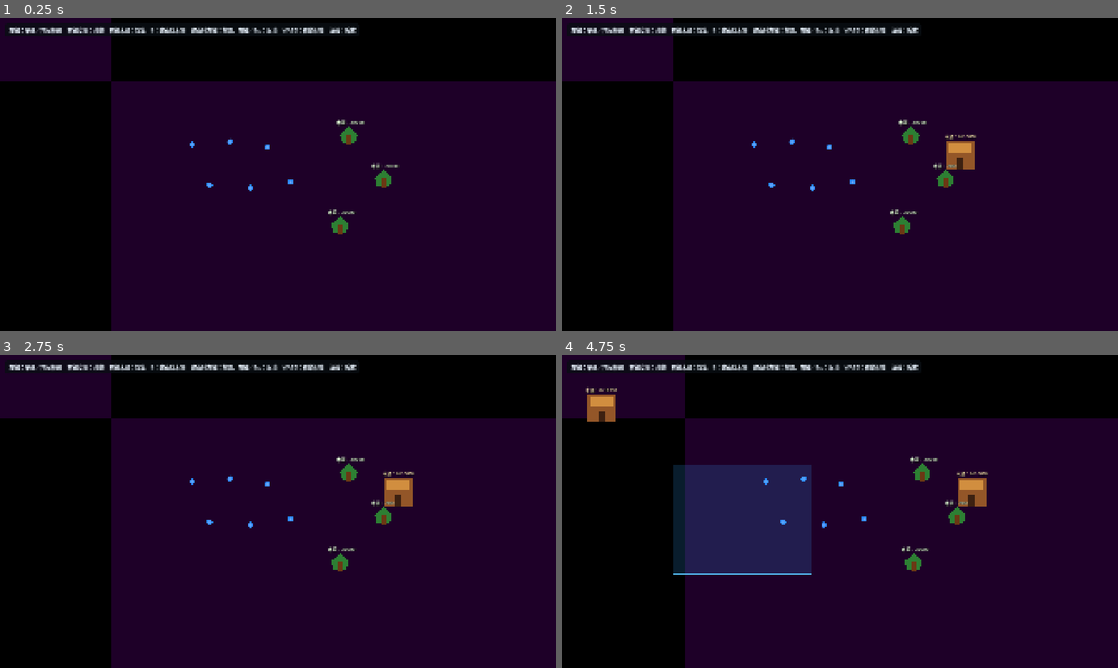
Above: before the commit, frames 1-4 (two rows, left to right).
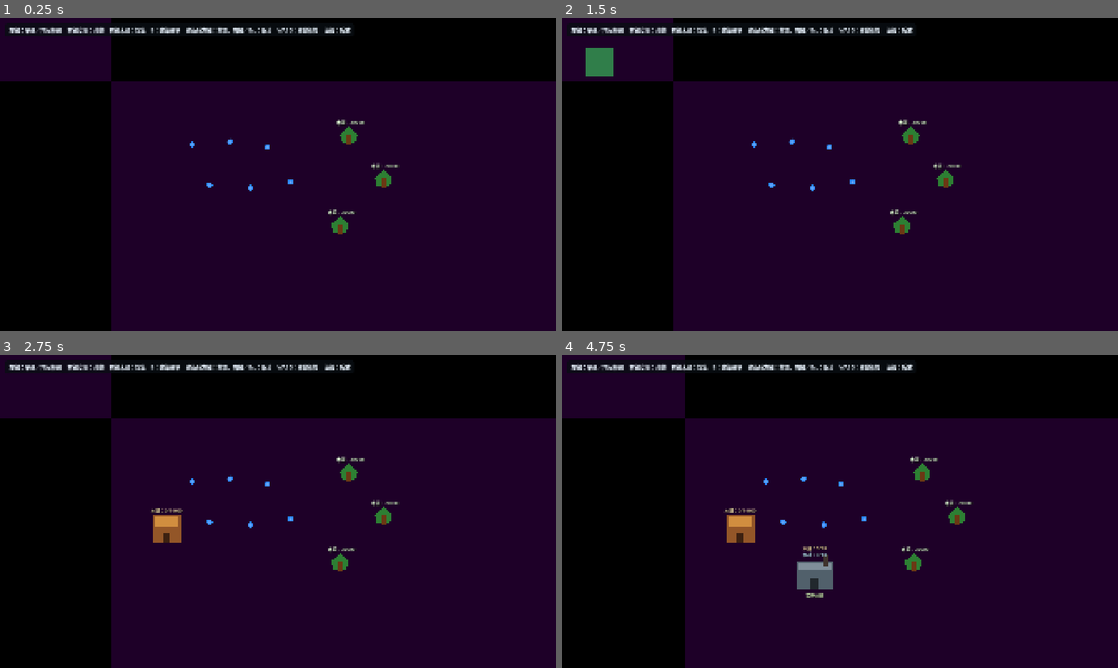
Above: after the commit, the same moments.

Repository: quittingjack/production_v3
Game: Godot game, scene res://scenes/main.tscn
Two runs of this game, one before a commit and one after it. Both use one fixed random seed, a clock stepped at 60 frames per second and the inputs below.
Inputs (mouse positions are in pixels of both pictures, inside the frame that each line leads up to):
- Up to frame 1 (0.25 s): no input
- Up to frame 2 (1.5 s): tap Enter at 0.5 s; move the mouse to (962, 158) at 0.52 s; tap B at 0.6 s; click (962, 158) at 0.67 s; click (600, 61) at 1.25 s, where only the run after the commit has a clickable "木頭儲存場"
- Up to frame 3 (2.75 s): tap Space at 2 s; drag from (166, 527) to (250, 574) at 2.02 s
- Up to frame 4 (4.75 s): move the mouse to (895, 442) at 2.77 s; tap A (camera_left) at 2.85 s; click (895, 442) at 2.92 s; tap B at 3.05 s; click (600, 411) at 3.5 s, where only the run after the commit has a clickable "木材廠（5 木頭 → 1 木材）"; tap Enter at 4.25 s; drag from (812, 574) to (673, 464) at 4.27 s

The runs differ from the first frame. In frame 1, 0.5% of the frame differs, in the area x 29-65%, y 2-5%; in frame 2, 1.5%; in frame 3, 1.5%; in frame 4, 11%, in the area x 4-77%, y 2-78%.

Commit message:
Add factory scene and script with production mechanics and UI integration

Diff:
--- /dev/null
+++ b/scenes/factory.tscn
@@ -0,0 +1,83 @@
+[gd_scene format=3]
+
+[ext_resource type="Script" path="res://scripts/factory.gd" id="1_factory"]
+
+[sub_resource type="RectangleShape2D" id="RectangleShape2D_factory"]
+size = Vector2(128, 96)
+
+[node name="Factory" type="Node2D" groups=["buildings"]]
+script = ExtResource("1_factory")
+obstacle_size = Vector2(64, 48)
+interaction_range_multiplier = 2.0
+interaction_slot_clearance = 4.0
+interaction_slot_spacing = 24.0
+
+[node name="Body" type="Polygon2D" parent="."]
+color = Color(0.32, 0.38, 0.42, 1)
+polygon = PackedVector2Array(-64, -48, 64, -48, 64, 48, -64, 48)
+
+[node name="Roof" type="Polygon2D" parent="."]
+z_index = 1
+color = Color(0.5, 0.56, 0.6, 1)
+polygon = PackedVector2Array(-58, -42, 58, -42, 58, -18, -58, -18)
+
+[node name="Door" type="Polygon2D" parent="."]
+z_index = 1
+color = Color(0.13, 0.16, 0.18, 1)
+polygon = PackedVector2Array(-14, 12, 14, 12, 14, 48, -14, 48)
+
+[node name="Chimney" type="Polygon2D" parent="."]
+z_index = 1
+color = Color(0.25, 0.2, 0.18, 1)
+polygon = PackedVector2Array(32, -72, 50, -72, 50, -30, 32, -30)
+
+[node name="StorageLabel" type="Label" parent="."]
+visible = false
+
+[node name="InputLabel" type="Label" parent="."]
+z_index = 2
+offset_left = -76.0
+offset_top = -106.0
+offset_right = 76.0
+offset_bottom = -82.0
+theme_override_colors/font_color = Color(1, 0.9, 0.68, 1)
+theme_override_colors/font_shadow_color = Color(0, 0, 0, 0.9)
+theme_override_constants/shadow_offset_x = 1
+theme_override_constants/shadow_offset_y = 1
+theme_override_font_sizes/font_size = 16
+text = "木頭：0/20"
+horizontal_alignment = 1
+
+[node name="OutputLabel" type="Label" parent="."]
+z_index = 2
+offset_left = -76.0
+offset_top = -84.0
+offset_right = 76.0
+offset_bottom = -60.0
+theme_override_colors/font_color = Color(0.76, 0.94, 1, 1)
+theme_override_colors/font_shadow_color = Color(0, 0, 0, 0.9)
+theme_override_constants/shadow_offset_x = 1
+theme_override_constants/shadow_offset_y = 1
+theme_override_font_sizes/font_size = 16
+text = "木材：0/10"
+horizontal_alignment = 1
+
+[node name="StatusLabel" type="Label" parent="."]
+z_index = 2
+offset_left = -76.0
+offset_top = 58.0
+offset_right = 76.0
+offset_bottom = 82.0
+theme_override_colors/font_color = Color(0.88, 1, 0.76, 1)
+theme_override_colors/font_shadow_color = Color(0, 0, 0, 0.9)
+theme_override_constants/shadow_offset_x = 1
+theme_override_constants/shadow_offset_y = 1
+theme_override_font_sizes/font_size = 15
+text = "等待木頭"
+horizontal_alignment = 1
+
+[node name="StaticBody2D" type="StaticBody2D" parent="."]
+collision_layer = 2
+
+[node name="CollisionShape2D" type="CollisionShape2D" parent="StaticBody2D"]
+shape = SubResource("RectangleShape2D_factory")
--- a/scenes/main.tscn
+++ b/scenes/main.tscn
@@ -36,6 +36,22 @@
 corner_radius_bottom_right = 8
 corner_radius_bottom_left = 8
 
+[sub_resource type="StyleBoxFlat" id="StyleBoxFlat_building_menu"]
+content_margin_left = 16.0
+content_margin_top = 14.0
+content_margin_right = 16.0
+content_margin_bottom = 14.0
+bg_color = Color(0.035, 0.055, 0.075, 0.94)
+border_width_left = 2
+border_width_top = 2
+border_width_right = 2
+border_width_bottom = 2
+border_color = Color(0.88, 0.66, 0.28, 0.8)
+corner_radius_top_left = 8
+corner_radius_top_right = 8
+corner_radius_bottom_right = 8
+corner_radius_bottom_left = 8
+
 [node name="Main" type="Node2D" unique_id=867135662]
 
 [node name="Camera2D" type="Camera2D" parent="." unique_id=2056613019]
@@ -111,7 +127,38 @@
 theme_override_colors/font_color = Color(0.92, 0.96, 1, 1)
 theme_override_font_sizes/font_size = 18
 theme_override_styles/normal = SubResource("StyleBoxFlat_help")
-text = "左鍵：單選／拖曳框選    右鍵空地：移動    右鍵木頭：採集    B：建造伐木場    建造時左鍵：放置、右鍵／Esc：取消    WASD：移動相機    滾輪：縮放"
+text = "左鍵：單選／拖曳框選    右鍵空地：移動    右鍵木頭：採集    B：建築選單    建造時左鍵：放置、右鍵／Esc：取消    WASD：移動相機    滾輪：縮放"
+
+[node name="BuildingMenu" type="PanelContainer" parent="Interface"]
+visible = false
+offset_left = 18.0
+offset_top = 82.0
+offset_right = 260.0
+offset_bottom = 262.0
+theme_override_styles/panel = SubResource("StyleBoxFlat_building_menu")
+
+[node name="MenuContent" type="VBoxContainer" parent="Interface/BuildingMenu"]
+layout_mode = 2
+theme_override_constants/separation = 8
+
+[node name="Title" type="Label" parent="Interface/BuildingMenu/MenuContent"]
+layout_mode = 2
+theme_override_colors/font_color = Color(1, 0.86, 0.56, 1)
+theme_override_font_sizes/font_size = 20
+text = "選擇建築"
+horizontal_alignment = 1
+
+[node name="StorageButton" type="Button" parent="Interface/BuildingMenu/MenuContent"]
+layout_mode = 2
+text = "木頭儲存場"
+
+[node name="FactoryButton" type="Button" parent="Interface/BuildingMenu/MenuContent"]
+layout_mode = 2
+text = "木材廠（5 木頭 → 1 木材）"
+
+[node name="CancelButton" type="Button" parent="Interface/BuildingMenu/MenuContent"]
+layout_mode = 2
+text = "取消"
 
 [node name="SelectedVillagerPanel" type="PanelContainer" parent="Interface" unique_id=144263876]
 anchors_preset = 1
--- a/scripts/building_manager.gd
+++ b/scripts/building_manager.gd
@@ -1,7 +1,9 @@
 extends Node2D
 
 const BUILDING_SCENE := preload("res://scenes/building.tscn")
+const FACTORY_SCENE := preload("res://scenes/factory.tscn")
 const BUILDING_SIZE := Vector2(96.0, 96.0)
+const FACTORY_SIZE := Vector2(128.0, 96.0)
 const GRID_SIZE := 32.0
 const NAVIGATION_CLEARANCE := 36.0
 const VALID_COLOR := Color(0.25, 0.9, 0.4, 0.55)
@@ -11,8 +13,14 @@
 
 @onready var navigation_region: NavigationRegion2D = $"../NavigationRegion2D"
 @onready var buildings: Node2D = $"../Buildings"
+@onready var building_menu: PanelContainer = $"../Interface/BuildingMenu"
+@onready var storage_button: Button = $"../Interface/BuildingMenu/MenuContent/StorageButton"
+@onready var factory_button: Button = $"../Interface/BuildingMenu/MenuContent/FactoryButton"
+@onready var cancel_button: Button = $"../Interface/BuildingMenu/MenuContent/CancelButton"
 
 var _is_placing := false
+var _selected_scene: PackedScene
+var _selected_size := BUILDING_SIZE
 var _preview: Polygon2D
 var _preview_position := Vector2.ZERO
 var _placement_is_valid := false
@@ -21,6 +29,13 @@
 func _ready() -> void:
 	add_to_group(&"building_managers")
 	_create_preview()
+	storage_button.pressed.connect(
+		_start_placement.bind(BUILDING_SCENE, BUILDING_SIZE)
+	)
+	factory_button.pressed.connect(
+		_start_placement.bind(FACTORY_SCENE, FACTORY_SIZE)
+	)
+	cancel_button.pressed.connect(_close_building_menu)
 	_rebuild_navigation()
 
 
@@ -38,12 +53,17 @@
 	if event is InputEventKey:
 		var key_event := event as InputEventKey
 		if key_event.pressed and not key_event.echo and key_event.keycode == KEY_B:
-			_start_placement()
+			if _is_placing:
+				_cancel_placement()
+			_toggle_building_menu()
 			get_viewport().set_input_as_handled()
 			return
 
-		if _is_placing and key_event.pressed and key_event.keycode == KEY_ESCAPE:
-			_cancel_placement()
+		if key_event.pressed and key_event.keycode == KEY_ESCAPE:
+			if _is_placing:
+				_cancel_placement()
+			elif building_menu.visible:
+				_close_building_menu()
 			get_viewport().set_input_as_handled()
 			return
 
@@ -65,7 +85,7 @@
 
 
 func is_placing() -> bool:
-	return _is_placing
+	return _is_placing or building_menu.visible
 
 
 func _create_preview() -> void:
@@ -78,8 +98,12 @@
 	add_child(_preview)
 
 
-func _start_placement() -> void:
+func _start_placement(scene: PackedScene, building_size: Vector2) -> void:
+	_selected_scene = scene
+	_selected_size = building_size
+	building_menu.hide()
 	_is_placing = true
+	_preview.polygon = _rectangle_polygon(_selected_size * 0.5)
 	_preview.visible = true
 	_preview_position = _snap_to_grid(get_global_mouse_position())
 	_preview.global_position = _preview_position
@@ -90,10 +114,13 @@
 func _cancel_placement() -> void:
 	_is_placing = false
 	_preview.visible = false
+	_selected_scene = null
 
 
 func _place_building() -> void:
-	var building := BUILDING_SCENE.instantiate() as Node2D
+	if not _selected_scene:
+		return
+	var building := _selected_scene.instantiate() as Node2D
 	building.position = _preview_position
 	buildings.add_child(building)
 	_cancel_placement()
@@ -105,12 +132,15 @@
 
 
 func _can_place_at(world_position: Vector2) -> bool:
-	var building_rect := Rect2(world_position - BUILDING_SIZE * 0.5, BUILDING_SIZE)
+	var building_rect := Rect2(
+		world_position - _selected_size * 0.5,
+		_selected_size
+	)
 	if not navigation_bounds.encloses(building_rect):
 		return false
 
 	var shape := RectangleShape2D.new()
-	shape.size = BUILDING_SIZE
+	shape.size = _selected_size
 
 	var query := PhysicsShapeQueryParameters2D.new()
 	query.shape = shape
@@ -120,6 +150,14 @@
 	query.collide_with_bodies = true
 
 	return get_world_2d().direct_space_state.intersect_shape(query, 1).is_empty()
+
+
+func _toggle_building_menu() -> void:
+	building_menu.visible = not building_menu.visible
+
+
+func _close_building_menu() -> void:
+	building_menu.hide()
 
 
 func _rebuild_navigation() -> void:
--- /dev/null
+++ b/scripts/factory.gd
@@ -0,0 +1,156 @@
+class_name Factory
+extends Building
+
+signal production_changed(factory: Factory)
+signal output_storage_changed(factory: Factory)
+
+@export_group("Recipe")
+@export var input_resource_type: StringName = &"wood"
+@export var input_amount := 5
+@export var output_resource_type: StringName = &"lumber"
+@export var output_amount := 1
+@export var production_duration := 10.0
+
+@export_group("Storage")
+@export var input_capacity := 20
+@export var output_capacity := 10
+
+@onready var input_label: Label = $InputLabel
+@onready var output_label: Label = $OutputLabel
+@onready var status_label: Label = $StatusLabel
+
+var input_stored_amount := 0
+var output_stored_amount := 0
+var _is_producing := false
+var _production_time_left := 0.0
+
+
+func _ready() -> void:
+	super._ready()
+	set_process(true)
+	_try_start_production()
+	_update_factory_labels()
+
+
+func _process(delta: float) -> void:
+	if _is_producing:
+		_production_time_left = maxf(_production_time_left - delta, 0.0)
+		if _production_time_left <= 0.0:
+			_finish_production()
+	else:
+		_try_start_production()
+
+	_update_factory_labels()
+	if debug_draw_interaction_slots:
+		queue_redraw()
+
+
+func accepts_resource(type: StringName) -> bool:
+	return type == input_resource_type
+
+
+func has_storage_space() -> bool:
+	return input_stored_amount < maxi(input_capacity, 0)
+
+
+func store_resource(type: StringName, amount: int) -> int:
+	if not accepts_resource(type) or amount <= 0:
+		return 0
+
+	var stored := mini(amount, maxi(input_capacity, 0) - input_stored_amount)
+	if stored <= 0:
+		return 0
+
+	input_stored_amount += stored
+	storage_changed.emit(self)
+	_try_start_production()
+	_update_factory_labels()
+	return stored
+
+
+func get_output_amount(type: StringName = &"") -> int:
+	if type != &"" and type != output_resource_type:
+		return 0
+	return output_stored_amount
+
+
+func take_output(type: StringName, amount: int) -> int:
+	if type != output_resource_type or amount <= 0:
+		return 0
+
+	var taken := mini(amount, output_stored_amount)
+	if taken <= 0:
+		return 0
+
+	output_stored_amount -= taken
+	output_storage_changed.emit(self)
+	_try_start_production()
+	_update_factory_labels()
+	return taken
+
+
+func is_producing() -> bool:
+	return _is_producing
+
+
+func get_production_progress() -> float:
+	if not _is_producing:
+		return 0.0
+	var duration := maxf(production_duration, 0.001)
+	return clampf(1.0 - _production_time_left / duration, 0.0, 1.0)
+
+
+func _try_start_production() -> void:
+	if _is_producing:
+		return
+
+	var required_input := maxi(input_amount, 1)
+	var produced_output := maxi(output_amount, 1)
+	if input_stored_amount < required_input:
+		return
+	if output_stored_amount + produced_output > maxi(output_capacity, 0):
+		return
+
+	input_stored_amount -= required_input
+	_is_producing = true
+	_production_time_left = maxf(production_duration, 0.001)
+	storage_changed.emit(self)
+	production_changed.emit(self)
+
+
+func _finish_production() -> void:
+	_is_producing = false
+	_production_time_left = 0.0
+	output_stored_amount += maxi(output_amount, 1)
+	output_storage_changed.emit(self)
+	production_changed.emit(self)
+	_try_start_production()
+
+
+func _update_storage_label() -> void:
+	if not is_node_ready():
+		return
+	_update_factory_labels()
+
+
+func _update_factory_labels() -> void:
+	if not is_instance_valid(input_label):
+		return
+
+	input_label.text = "木頭：%d/%d" % [
+		input_stored_amount,
+		maxi(input_capacity, 0),
+	]
+	output_label.text = "木材：%d/%d" % [
+		output_stored_amount,
+		maxi(output_capacity, 0),
+	]
+
+	if _is_producing:
+		status_label.text = "生產中：%.1fs" % _production_time_left
+	elif input_stored_amount < maxi(input_amount, 1):
+		status_label.text = "等待木頭"
+	elif output_stored_amount + maxi(output_amount, 1) > maxi(output_capacity, 0):
+		status_label.text = "木材倉已滿"
+	else:
+		status_label.text = "待機"
Not shown, added: scripts/factory.gd.uid
